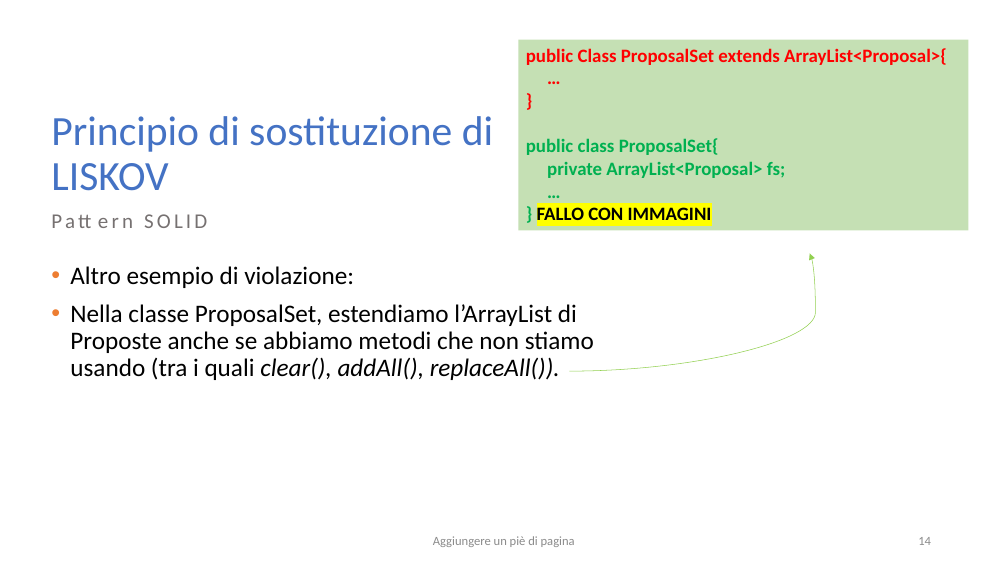
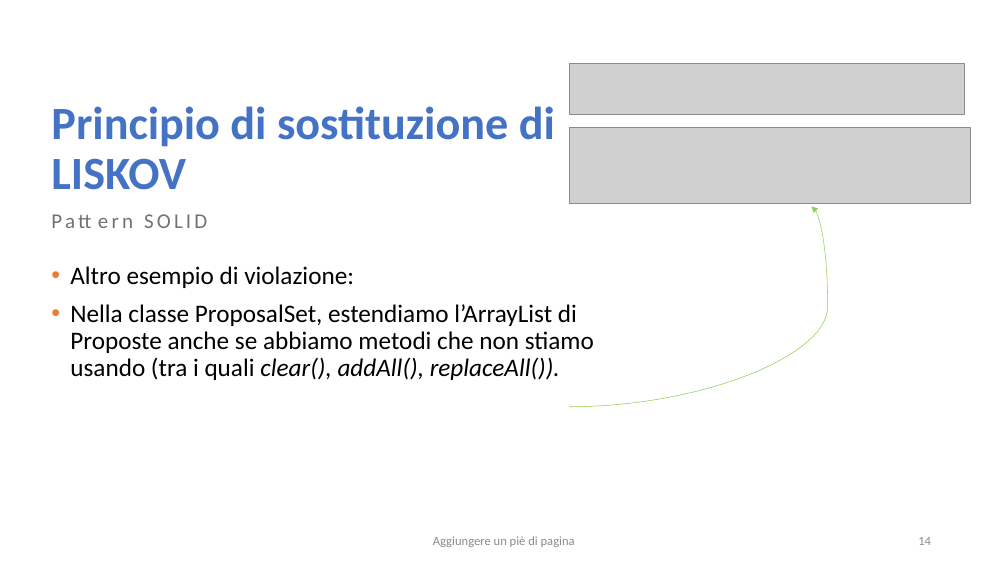
Before and after one commit to salvalai-matteo/EventBookDocumentation, a slide deck: slide 14 of Progetto Ingegneria SW.pptx. Drawn at 1008x567 pixels with LibreOffice and Linux fonts; fonts in the diff are those of the drawing; grey boxes stand for pictures. Boxes give left, top, right and bottom in pixels: in the first picture for what was removed or moved away, otherwise in the second. Text is boxed around its words. In the diff, an @@ line names an element or a change of style, - is before the commit and + after.

```diff
--- a/Progetto Ingegneria SW.pptx
+++ b/Progetto Ingegneria SW.pptx
@@ rectangle removed at [519,39,969,230] @@
-public Class ProposalSet extends ArrayList<Proposal>{
-…
-}
-public class ProposalSet{
-private ArrayList<Proposal> fs;
-…
-} FALLO CON IMMAGINI
@@ picture added at [569,64,964,114] @@
@@ title "Principio di sostituzione di LISKOV" at [51,106,555,190]: size 39.6 to 44 pt, bold on @@
@@ picture added at [569,128,970,203] @@
@@ curved arrow moved from (569, 371) - (810, 253) to (569, 407) - (811, 206) @@
```
Also in this commit, not shown: 11 other slides changed, 2 slides added, 2 other files.
